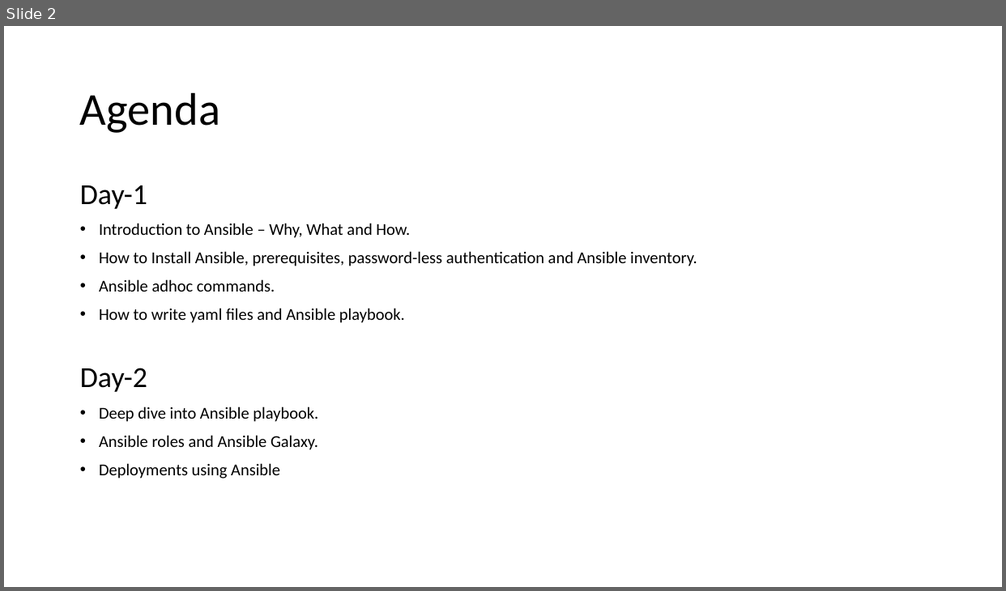
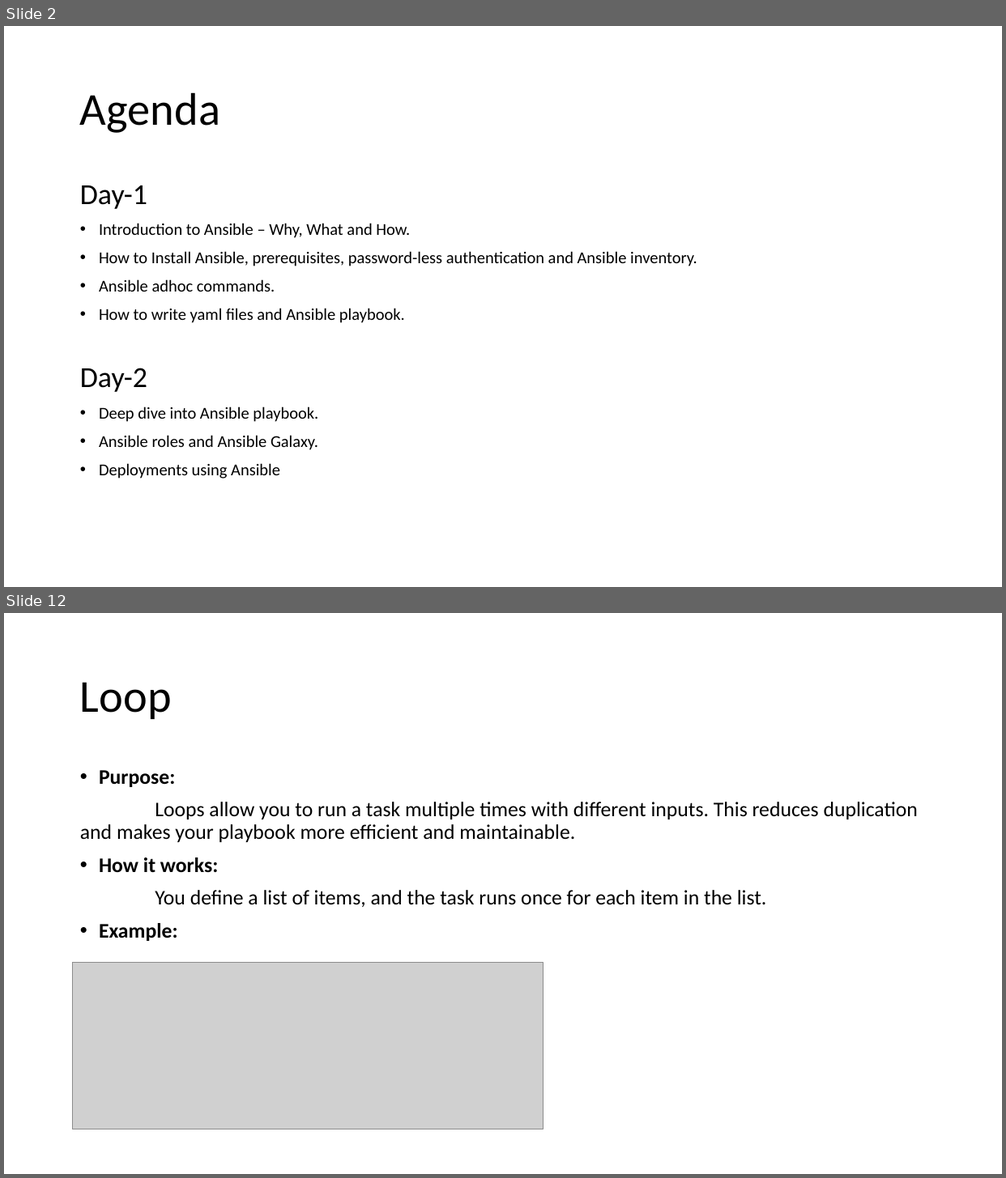
Before and after one commit to abirbandy/ansible-study-material, a slide deck: Introduction to Ansible.pptx. Shown one above the other, each under a label of ours: slide 2 before the commit, slides 2 and 12 after it; the slides between them are not shown. The pictures are 1006x591 and 1006x1178 pixels, drawn with LibreOffice and Linux fonts; fonts in the diff are those of the drawing; grey boxes stand for pictures. Boxes give left, top, right and bottom in pixels: in the first picture for what was removed or moved away, otherwise in the second. Text is boxed around its words. In the diff, an @@ line names an element or a change of style, - is before the commit and + after.

```diff
--- a/Introduction to Ansible.pptx
+++ b/Introduction to Ansible.pptx
@@ slide 12 added at box(4, 613, 1002, 1174), background #FFFFFF @@
@@ title added at box(80, 682, 172, 719), 44 pt, text #000000 @@
+Loop
@@ text added at box(80, 770, 918, 941), 20 pt, text #000000 @@
+• Purpose:
+Loops allow you to run a task multiple times with different inputs. This reduces duplication and makes your playbook more efficient and maintainable.
+• How it works:
+You define a list of items, and the task runs once for each item in the list.
+• Example:
@@ picture added at box(73, 963, 543, 1130) @@
```
Also in this commit, not shown: 5 slides changed, 18 other slides added, 1 slide removed.
